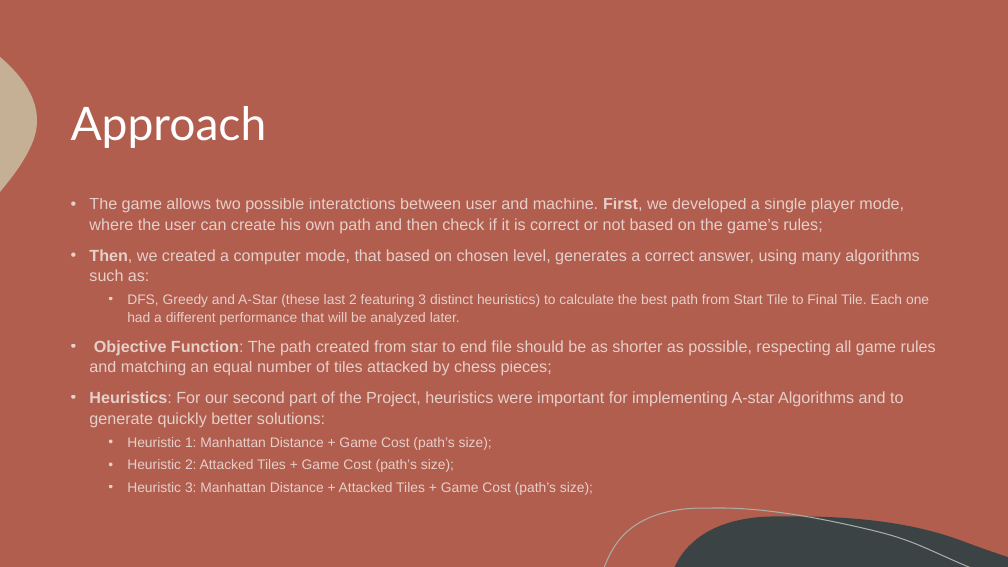
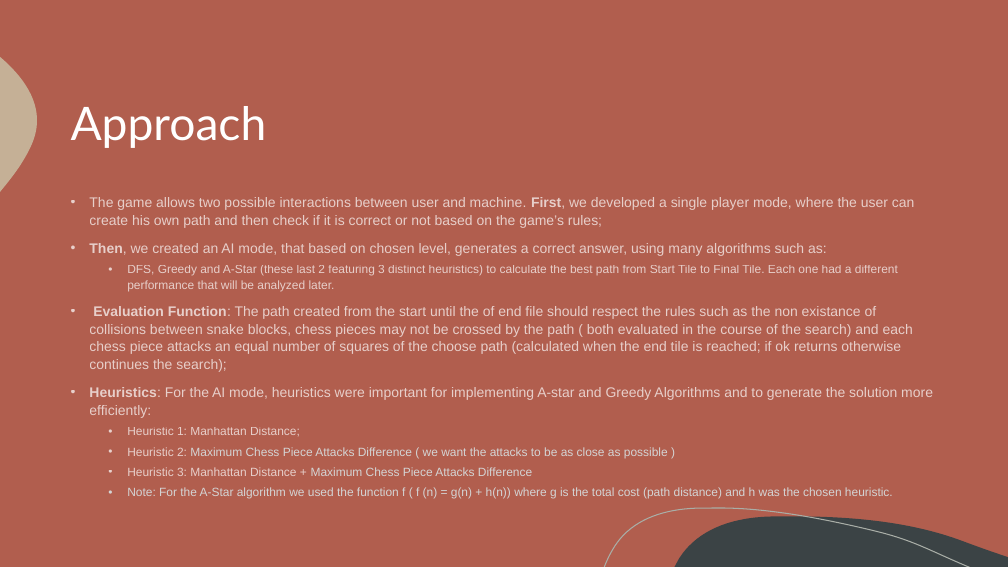
Before and after one commit to itsdomsantos/IART-2022, a slide deck: slide 6 of Chess Snake Puzzles – 2022 IA Project - Final Delivery.pptx. Drawn at 1008x567 pixels with LibreOffice and Linux fonts; fonts in the diff are those of the drawing. Boxes give left, top, right and bottom in pixels: in the first picture for what was removed or moved away, otherwise in the second. Text is boxed around its words. In the diff, an @@ line names an element or a change of style, - is before the commit and + after.

Commit message:
Update ppt, fix errors in documentation and add heuristic's explanation in readme

```diff
--- a/Chess Snake Puzzles – 2022 IA Project - Final Delivery.pptx
+++ b/Chess Snake Puzzles – 2022 IA Project - Final Delivery.pptx
@@ text at [89, 197, 915, 256]: text changed; size 15.4 to 13.3 pt @@
-• The game allows two possible interatctions between user and machine. First, we developed a single player mode, where the user can create his own path and then check if it is correct or not based on the game’s rules;
-• Then, we created a computer mode, that based on chosen level, generates a correct answer, using many algorithms such as:
+• The game allows two possible interactions between user and machine. First, we developed a single player mode, where the user can create his own path and then check if it is correct or not based on the game’s rules;
+• Then, we created an AI mode, that based on chosen level, generates a correct answer, using many algorithms such as:
@@ text at [127, 265, 898, 291]: size 13.2 to 11.4 pt in "DFS, Greedy and A-Star (these last 2 ..." @@
@@ text at [89, 306, 933, 499]: text changed; size 15.4 to 13.3 pt @@
-• Objective Function: The path created from star to end file should be as shorter as possible, respecting all game rules and matching an equal number of tiles attacked by chess pieces;
-• Heuristics: For our second part of the Project, heuristics were important for implementing A-star Algorithms and to generate quickly better solutions:
-  • Heuristic 1: Manhattan Distance + Game Cost (path’s size);
-  • Heuristic 2: Attacked Tiles + Game Cost (path’s size);
-  • Heuristic 3: Manhattan Distance + Attacked Tiles + Game Cost (path’s size);
+• Evaluation Function: The path created from the start until the of end file should respect the rules such as the non existance of collisions between snake blocks, chess pieces may not be crossed by the path ( both evaluated in the course of the search) and each chess piece attacks an equal number of squares of the choose path (calculated when the end tile is reached; if ok returns otherwise continues the search);
+• Heuristics: For the AI mode, heuristics were important for implementing A-star and Greedy Algorithms and to generate the solution more efficiently:
+  • Heuristic 1: Manhattan Distance;
+  • Heuristic 2: Maximum Chess Piece Attacks Difference ( we want the attacks to be as close as possible )
+  • Heuristic 3: Manhattan Distance + Maximum Chess Piece Attacks Difference
+  • Note: For the A-Star algorithm we used the function f ( f (n) = g(n) + h(n)) where g is the total cost (path distance) and h was the chosen heuristic.
```
Also in this commit, not shown: 5 other slides changed, 4 other files.
